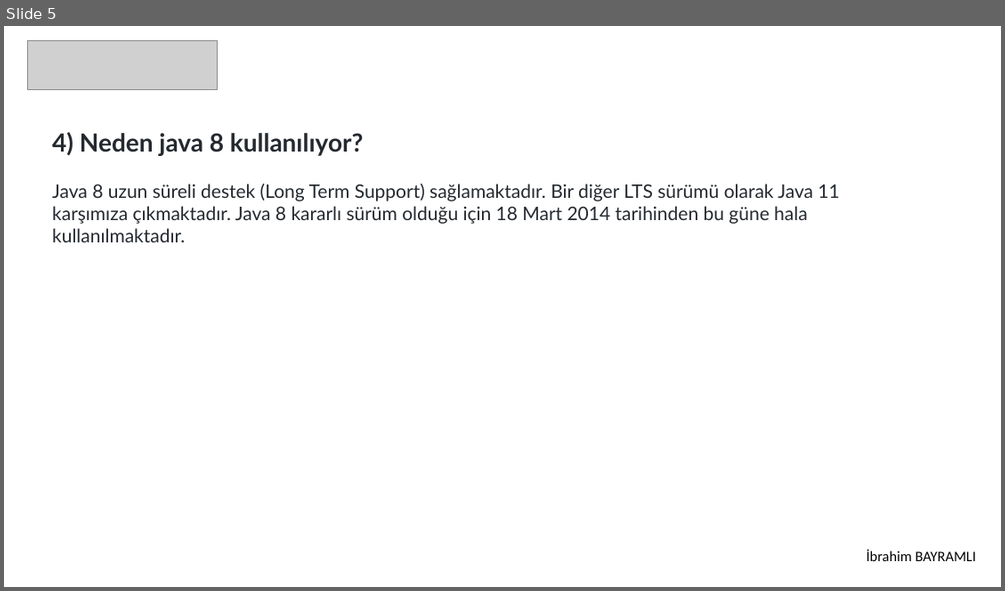
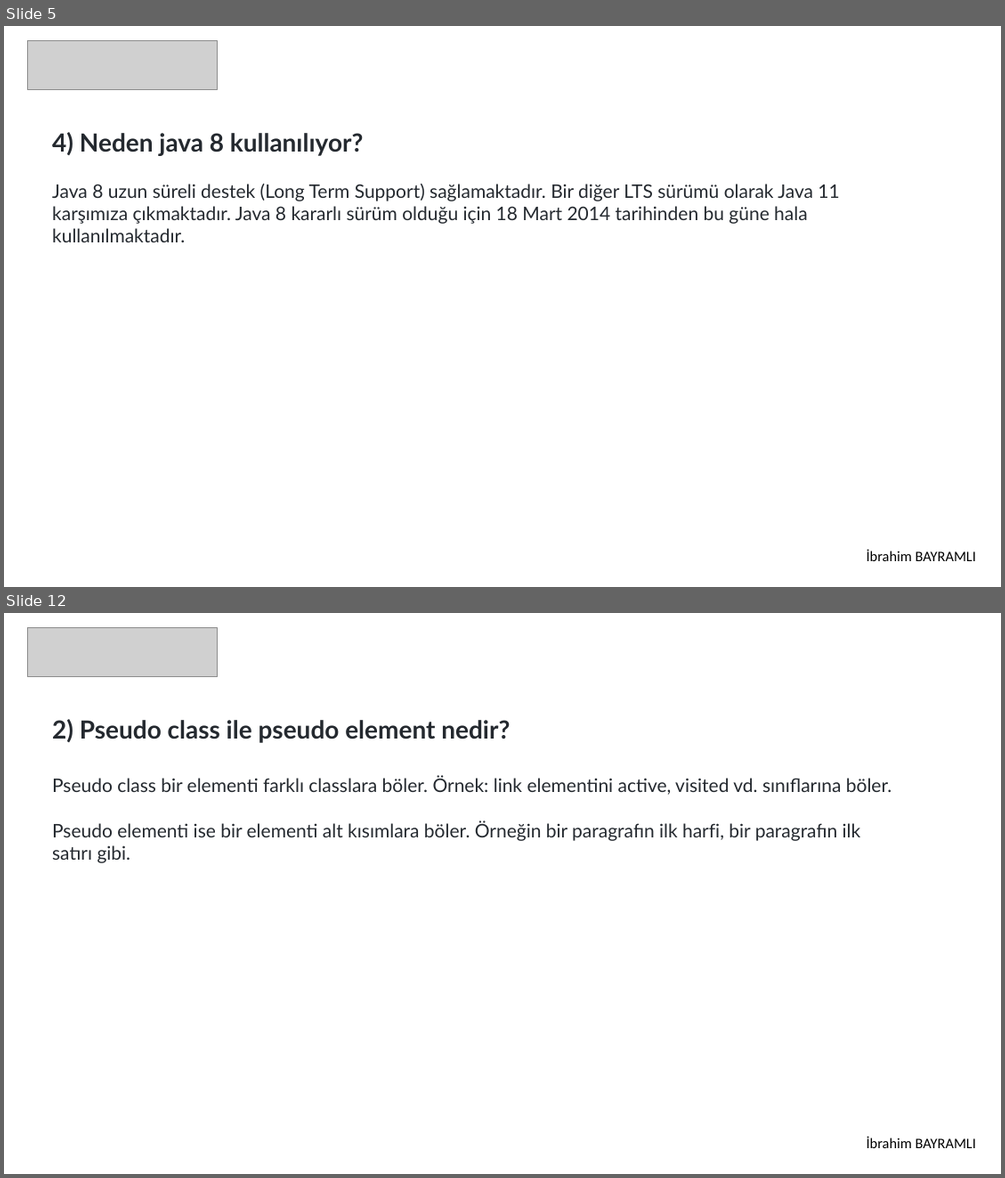
Before and after one commit to 207-Atmosware-Java-Bootcamp/2-hafta-pazartesi-odevi-ibrahimbayramli, a slide deck: Odev.pptx. Shown one above the other, each under a label of ours: slide 5 before the commit, slides 5 and 12 after it; the slides between them are not shown. The pictures are 1005x591 and 1005x1178 pixels, drawn with LibreOffice and Linux fonts; fonts in the diff are those of the drawing; grey boxes stand for pictures. Boxes give left, top, right and bottom in pixels: in the first picture for what was removed or moved away, otherwise in the second. Text is boxed around its words. In the diff, an @@ line names an element or a change of style, - is before the commit and + after.

```diff
--- a/Odev.pptx
+++ b/Odev.pptx
@@ slide 12 added at (4,613,1001,1174), background #FFFFFF @@
@@ picture added at (28,627,217,676) @@
@@ text added at (52,719,891,841), 18 pt, text #24292F @@
+2) Pseudo class ile pseudo element nedir?
+Pseudo class bir elementi farklı classlara böler. Örnek: link elementini active, visited vd. sınıflarına böler.
+Pseudo elementi ise bir elementi alt kısımlara böler. Örneğin bir paragrafın ilk harfi, bir paragrafın ilk satırı gibi.
@@ text added at (866,1136,976,1148), 14 pt, text #000000 @@
+İbrahim BAYRAMLI
```
Also in this commit, not shown: 15 other slides added, 4 other files.
